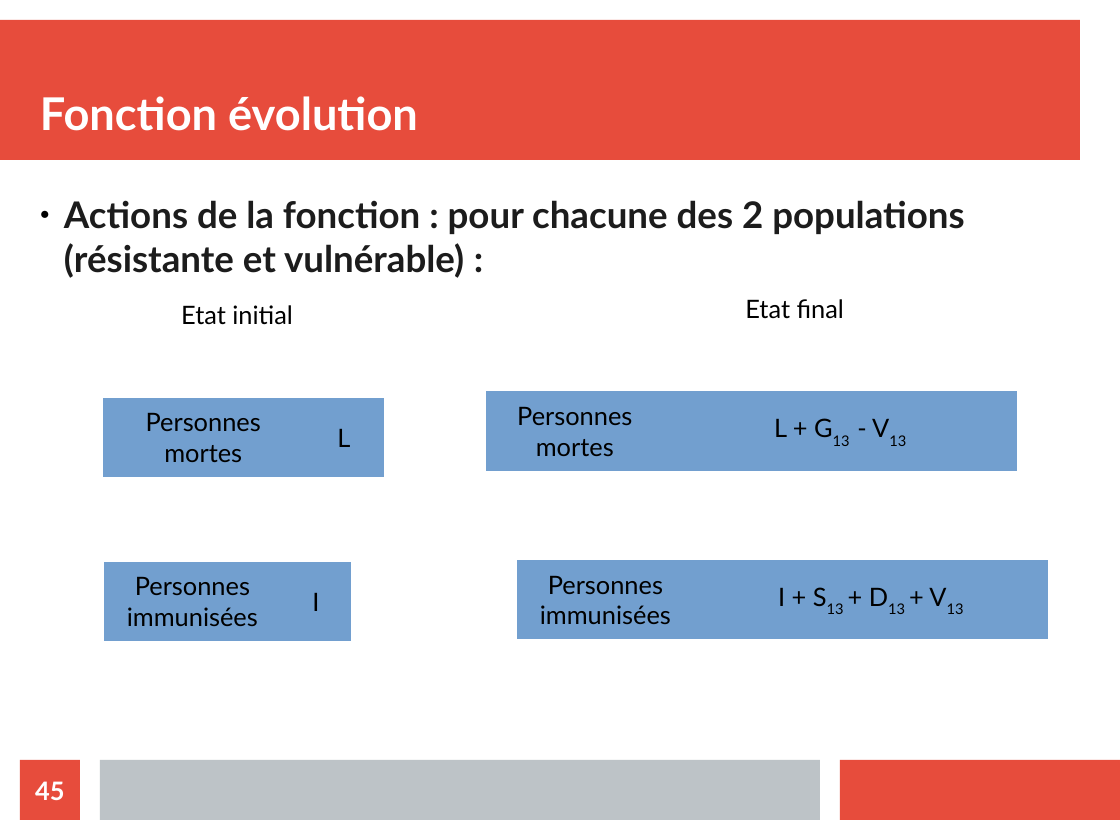
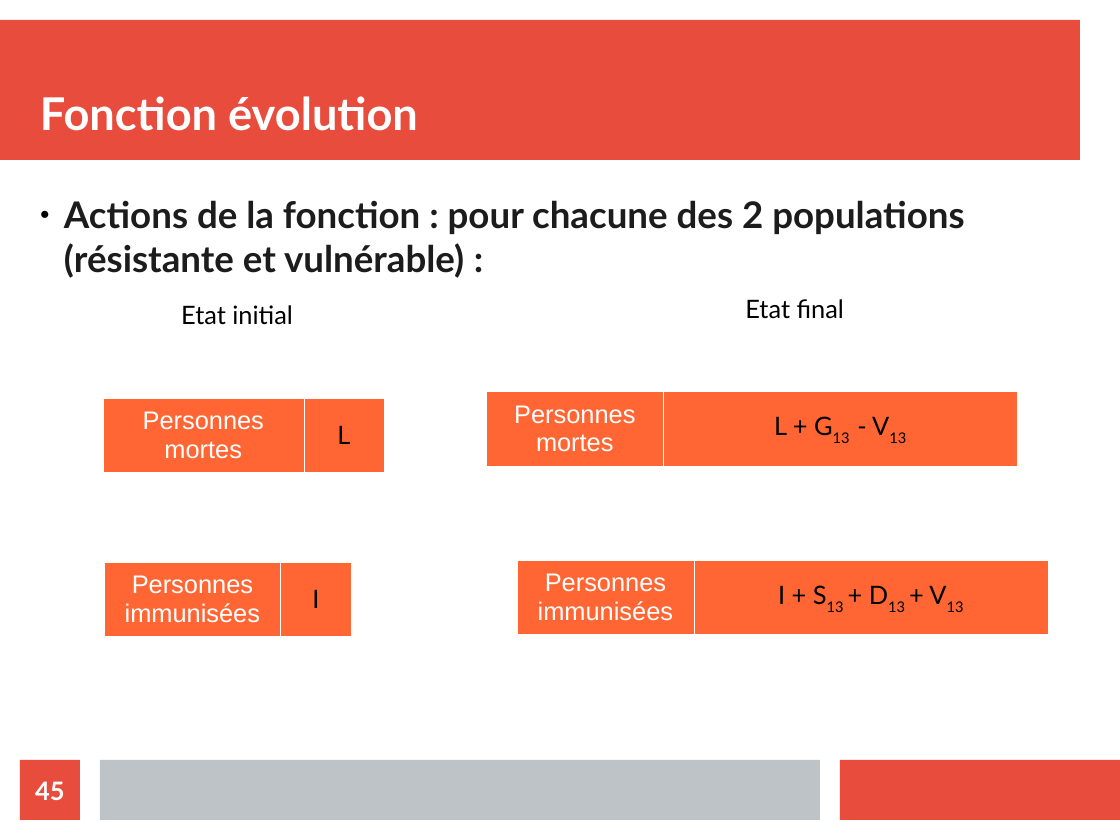
Before and after one commit to ludovicth/covid-19, a slide deck: slide 45 of Réflexions épidémie.odp. Drawn at 1120x840 pixels with LibreOffice and Linux fonts; fonts in the diff are those of the drawing. Boxes give left, top, right and bottom in pixels: in the first picture for what was removed or moved away, otherwise in the second. Text is boxed around its words. In the diff, an @@ line names an element or a change of style, - is before the commit and + after.

```diff
--- a/Réflexions épidémie.odp
+++ b/Réflexions épidémie.odp
@@ table at (x1=103, y1=397, x2=383, y2=472) @@
@@ fill #729FCF to #FF6633 in row 1 @@
@@ font Lato to Arial, text colour #000000 to #FFFFFF @@
@@ borders changed @@
@@ table at (x1=487, y1=391, x2=1018, y2=465) @@
@@ fill #729FCF to #FF6633 in row 1 @@
@@ font Lato to Arial, text colour #000000 to #FFFFFF in "Personnes mortes" @@
@@ borders changed @@
@@ table at (x1=105, y1=562, x2=351, y2=636) @@
@@ fill #729FCF to #FF6633 in row 1 @@
@@ font Lato to Arial, text colour #000000 to #FFFFFF @@
@@ borders changed @@
@@ table at (x1=517, y1=560, x2=1049, y2=634) @@
@@ fill #729FCF to #FF6633 in row 1 @@
@@ font Lato to Arial, text colour #000000 to #FFFFFF in "Personnes immunisées" @@
@@ borders changed @@
```
Also in this commit, not shown: 7 other slides changed.
